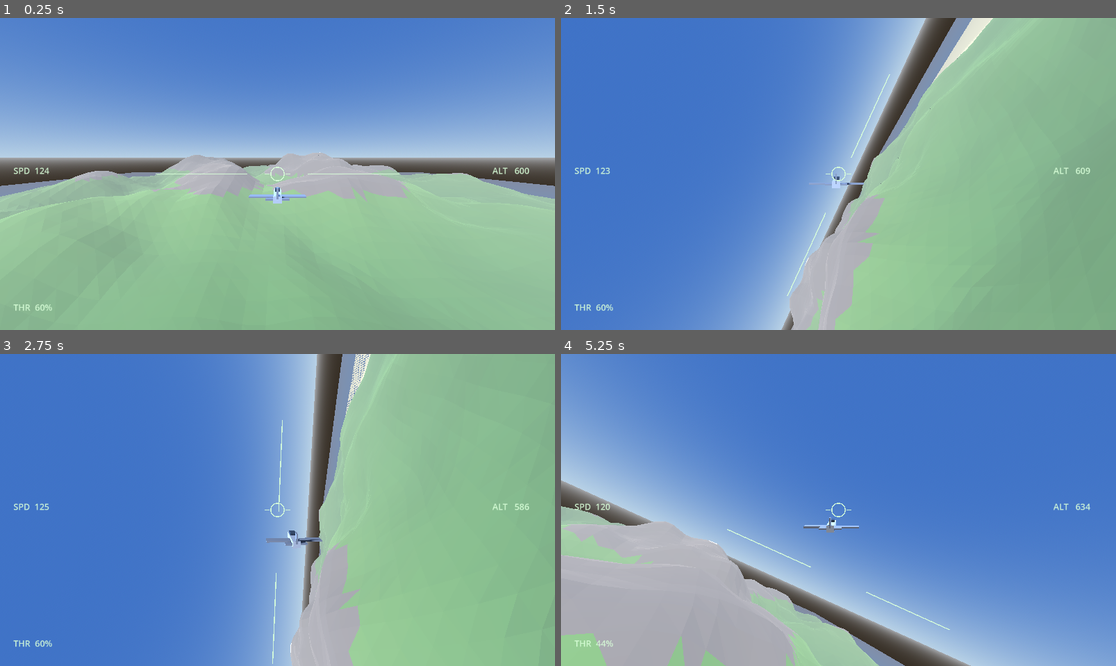
Above: before the commit, frames 1-4 (two rows, left to right).
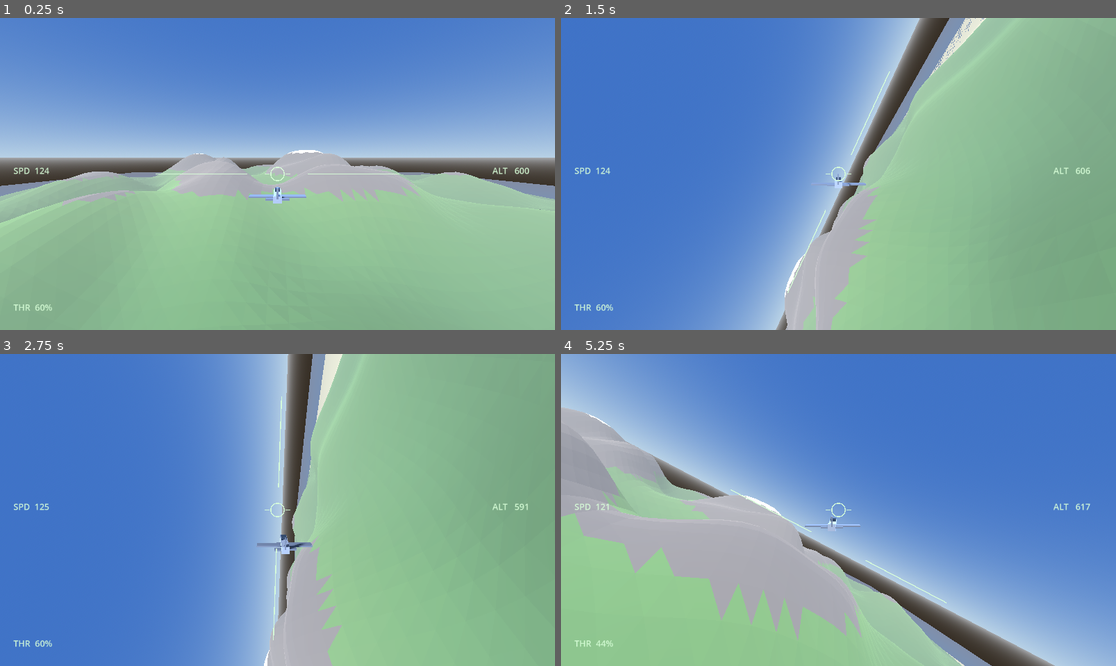
Above: after the commit, the same moments.

Repository: KulkulZa1/Flying_test
Game: Godot game, scene res://scenes/main.tscn
The game is run twice, just before and just after one commit, with the same random seed, the same clock (stepped at 60 frames per second) and the same inputs.
Inputs (mouse positions are in pixels of both pictures, inside the frame that each line leads up to):
- Up to frame 1 (0.25 s): no input
- Up to frame 2 (1.5 s): tap Enter at 0.5 s; move the mouse to (960, 158) at 0.52 s; hold D 0.53-1.25 s; click (960, 158) at 0.67 s; tap Space at 0.77 s; drag from (727, 189) to (810, 236) at 1.27 s
- Up to frame 3 (2.75 s): move the mouse to (333, 441) at 2.02 s; hold D from 2.03 s (still down)
- Up to frame 4 (5.25 s): release D at 2.75 s; drag from (810, 572) to (672, 463) at 2.77 s; move the mouse to (1005, 556) at 3.52 s; hold A 3.53-4.25 s; tap Space at 3.77 s; drag from (672, 463) to (755, 432) at 4.27 s; move the mouse to (866, 510) at 5.02 s; hold S from 5.03 s (still down); click (866, 510) at 5.17 s

The runs differ from the first frame. In frame 1, 1.1% of the frame differs, in the area x 0-100%, y 42-66%; in frame 2, 4.7%; in frame 3, 16%; in frame 4, 49%, in the area x 0-100%, y 0-100%.

Commit message:
Stop the bank servo fighting inverted flight so loops complete
Three places derived a level-right reference from forward.cross(UP) and
all three flip as the nose crosses vertical. Fixing the controller let
the nose reach the zenith for the first time, which exposed the same
flip inside bank_angle(): the servo then rolled hard to level wings that
were inverted on purpose, and converged on a stable 90 degree knife-edge
cone instead of coming over the top.

A first attempt faded the servo out near vertical, which failed because
authority recovered on the aircraft's pitch timescale while the bank
reading stayed wrong until the aircraft physically rolled - two
different clocks. Gating on bank instead means the gate and the error it
guards are the same measurement. The servo levels wings only while the
aircraft is nearer upright than inverted; MAX_BANK is 1.3 rad, so every
ordinary turn keeps full authority.

Also pitches aim about the body's right axis, which is continuous
through a full rotation, while yaw stays world-referenced since that was
the axis that made held turns dive. Terrain drops to two fractal
octaves: the drawn surface and the collision field now disagree by at
most 4.8 m rather than 8.9 m, and the island gained relief, peaking at
727 m.

Co-Authored-By: Claude Sonnet 5 <noreply@anthropic.com>

Diff:
--- a/scripts/config.gd
+++ b/scripts/config.gd
@@ -17,6 +17,8 @@
 const AUTO_BANK_GAIN := 2.5         # bank angle per rad/s of yaw
 const MAX_BANK := 1.3               # rad, about 75 degrees
 const BANK_RESPONSE := 3.0          # 1/s, how fast bank chases its target
+const BANK_SERVO_LIMIT := 2.4       # rad of bank beyond which the servo stops levelling
+const BANK_SERVO_FADE := 0.6        # rad over which its authority fades to zero
 const MANUAL_ROLL_RATE := 2.5       # rad/s
 const SAG_RATE := 1.2               # rad/s of nose drop at zero speed
 const AIM_CONE_DEG := 35.0          # max aim offset from the nose
--- a/scripts/flight_model.gd
+++ b/scripts/flight_model.gd
@@ -73,9 +73,18 @@
 	# exponential approach to target + roll*MANUAL_ROLL_RATE/BANK_RESPONSE, so
 	# discretising it this way is exact at any timestep.
 	var effective := target + cmd.roll * Config.MANUAL_ROLL_RATE / Config.BANK_RESPONSE
+	# The servo levels the wings, which is only meaningful while the aircraft is
+	# nearer upright than inverted. Through the top of a loop it is legitimately
+	# inverted and bank_angle() reads near 180 degrees; acting on that rolls hard
+	# to undo an attitude the player asked for, which turned every loop into a
+	# stable knife-edge. Keying the gate on bank rather than on pitch means the
+	# gate and the error it guards are the same measurement, so they cannot drift
+	# onto different timescales.
+	var authority := clampf(
+		(Config.BANK_SERVO_LIMIT - absf(bank_angle())) / Config.BANK_SERVO_FADE, 0.0, 1.0)
 	var cap := Config.MANUAL_ROLL_RATE * dt
 	var delta := clampf((effective - bank_angle()) * (1.0 - exp(-Config.BANK_RESPONSE * dt)),
-		-cap, cap)
+		-cap, cap) * authority
 	if not is_finite(delta) or absf(delta) < 1e-9:
 		return
 	basis = (Basis(forward(), delta) * basis).orthonormalized()
--- a/scripts/player_controller.gd
+++ b/scripts/player_controller.gd
@@ -3,20 +3,19 @@
 
 var touch: TouchControls = null
 
-## Yaw about world up and pitch about the LEVEL right axis, never the body's own.
-## Rotating about basis.y/basis.x couples aim to bank: once the auto-bank servo
-## rolls the aircraft 75 degrees, "right" in the body frame is nearly "down" in
-## the world, so any held turn becomes a dive.
+## Yaw about WORLD up, pitch about the aircraft's OWN right axis.
+##
+## Yaw must be world-referenced: rotating about basis.y couples aim to bank, so
+## once the servo rolls the aircraft 75 degrees a held turn becomes a dive.
+##
+## Pitch must be body-referenced: forward.cross(UP) flips sign the instant the
+## nose crosses vertical, which reverses the pitch command at the top of a loop
+## and pins the nose there. basis.x is continuous all the way round.
 static func aim_from_offset(basis: Basis, offset: Vector2) -> Vector3:
 	var cone := deg_to_rad(Config.AIM_CONE_DEG)
 	var clamped := apply_deadzone(offset)
-	var forward := -basis.z
-	var level_right := forward.cross(Vector3.UP)
-	if level_right.length_squared() < 1e-6:
-		level_right = basis.x  # nose is vertical: no level frame, fall back to the body
-	level_right = level_right.normalized()
-	var aim := forward.rotated(Vector3.UP, -clamped.x * cone)
-	return aim.rotated(level_right, -clamped.y * cone)
+	var aim := (-basis.z).rotated(Vector3.UP, -clamped.x * cone)
+	return aim.rotated(basis.x, -clamped.y * cone)
 
 ## Spec section 9 specifies a screen-centre deadzone; it was never implemented.
 ## Without it a single pixel of cursor offset commands 6.5 degrees per second, so
--- a/scripts/terrain.gd
+++ b/scripts/terrain.gd
@@ -9,9 +9,11 @@
 	_noise.frequency = Config.TERRAIN_FREQUENCY
 	# Default 5 octaves puts the finest detail at a 104 m wavelength against a
 	# 64 m mesh grid - below Nyquist, so the drawn surface and the collision
-	# field disagree by up to 29 m. Three octaves keeps the finest detail well
-	# above twice the grid spacing.
-	_noise.fractal_octaves = 3
+	# field disagreed by up to 29 m. Three octaves narrowed that to a worst
+	# case of 8.9 m - only a 0.08 m margin under the 9 m test bound. Two
+	# octaves widens the margin to 4.2 m (worst 4.8 m) while relief actually
+	# increases (727 m highest vs 656 m at five octaves).
+	_noise.fractal_octaves = 2
 
 func height_at(x: float, z: float) -> float:
 	var n := (_noise.get_noise_2d(x, z) + 1.0) * 0.5          # 0..1
--- a/tests/test_controls.gd
+++ b/tests/test_controls.gd
@@ -58,3 +58,18 @@
 		"just outside the deadzone gives a small command, not a jump to full")
 	check_approx(PlayerController.apply_deadzone(Vector2(5.0, 0.0)).length(), 1.0, 1e-6,
 		"far outside the deadzone saturates at full deflection")
+
+func test_a_held_pull_completes_a_loop() -> void:
+	var fm := FlightModel.new()
+	fm.throttle = 1.0
+	fm.speed = Config.MAX_SPEED
+	var cmd := InputCommand.new()
+	var lowest := 1.0
+	var highest := -1.0
+	for i in 1800:  # thirty seconds of held back-pointer
+		cmd.aim_dir = PlayerController.aim_from_offset(fm.basis, Vector2(0.0, -1.0))
+		fm.step(cmd, 1.0 / 60.0)
+		lowest = minf(lowest, fm.forward().y)
+		highest = maxf(highest, fm.forward().y)
+	check(highest > 0.9, "a held pull takes the nose up through vertical")
+	check(lowest < -0.9, "and over the top and back down, so the loop completes")
--- a/tests/test_flight_model.gd
+++ b/tests/test_flight_model.gd
@@ -347,6 +347,15 @@
 	check(is_finite(fm.speed) and fm.speed >= 0.0, "a NaN command must not poison speed")
 	check(fm.position.is_finite(), "a NaN command must not poison position")
 
+func test_bank_servo_does_not_fight_inverted_flight() -> void:
+	var fm := FlightModel.new()
+	fm.speed = Config.BEST_TURN_SPEED
+	fm.basis = Basis(Vector3.FORWARD, deg_to_rad(175.0))  # very nearly inverted
+	var before := fm.bank_angle()
+	fm.apply_bank(InputCommand.new(), 1.0 / 60.0)
+	check(absf(fm.bank_angle() - before) < 0.01,
+		"an inverted aircraft must not be rolled upright by the servo mid-loop")
+
 func test_exactly_vertical_stall_tips_over() -> void:
 	var fm := FlightModel.new()
 	fm.speed = 5.0
